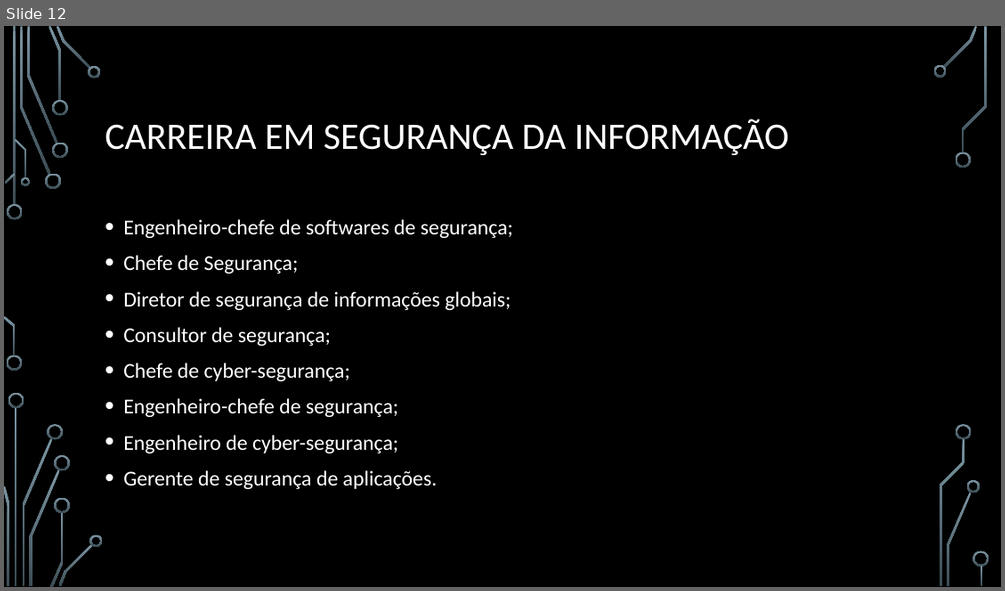
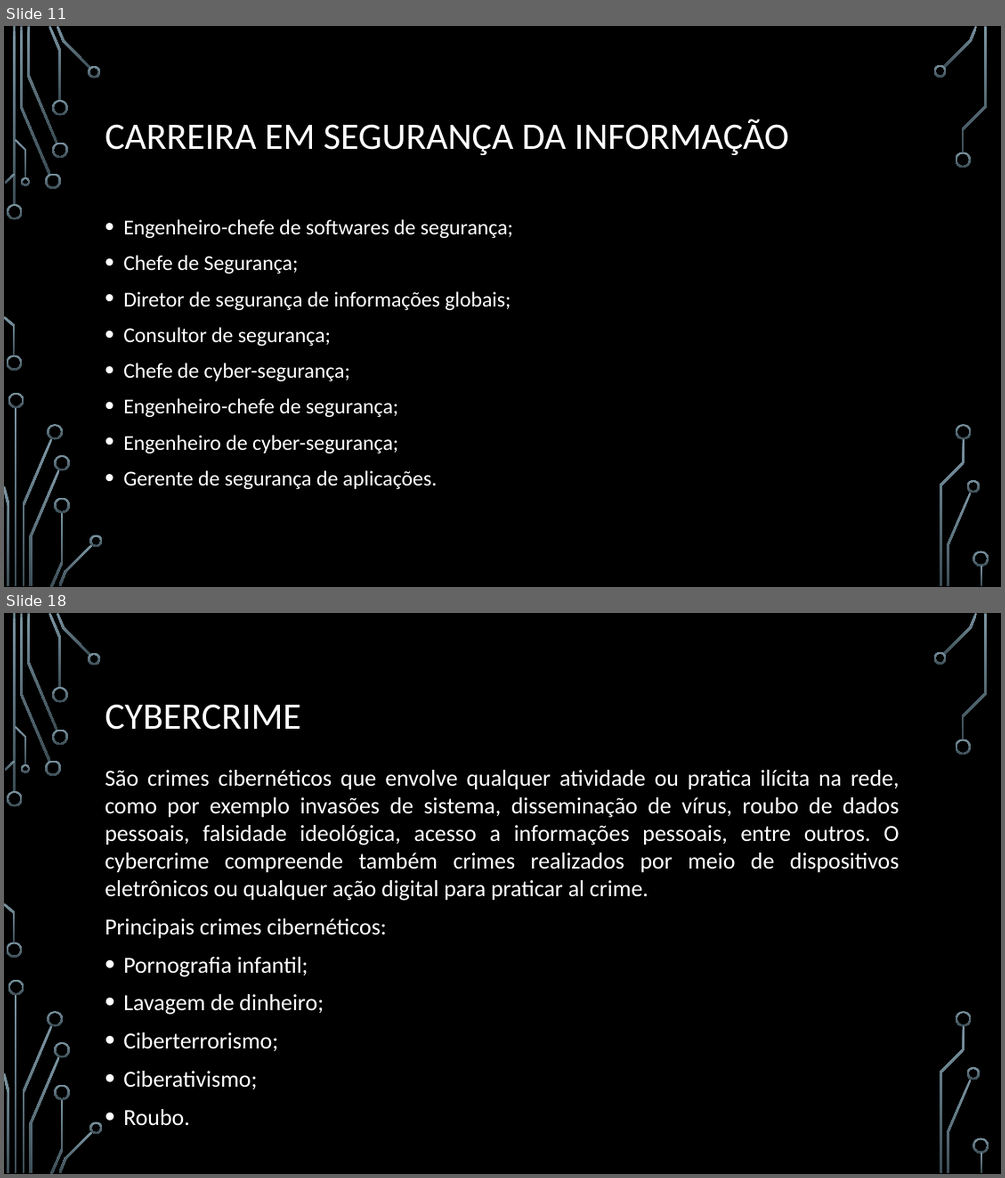
Before and after one commit to webbester/RodrigodAnjos, a slide deck: PI - Seg de Software/information_security.pptx. Shown one above the other, each under a label of ours: slide 12 before the commit, slides 11 and 18 after it; the slides between them are not shown. The pictures are 1005x591 and 1005x1178 pixels, drawn with LibreOffice and Linux fonts; fonts in the diff are those of the drawing; background and template pictures are left out. Boxes give left, top, right and bottom in pixels: in the first picture for what was removed or moved away, otherwise in the second. Text is boxed around its words. In the diff, an @@ line names an element or a change of style, - is before the commit and + after.

```diff
--- a/PI - Seg de Software/information_security.pptx
+++ b/PI - Seg de Software/information_security.pptx
@@ slide 18 added at bbox=[4, 613, 1001, 1174], background picture (left out); not listed: 36 template elements that a slide beside it also shows @@
@@ title added at bbox=[105, 704, 301, 730], 36 pt, text #FFFFFF @@
+CYBERCRIME
@@ text added at bbox=[105, 770, 899, 1125], 22.2 pt, text #FFFFFF @@
+São crimes cibernéticos que envolve qualquer atividade ou pratica ilícita na rede, como por exemplo invasões de sistema, disseminação de vírus, roubo de dados pessoais, falsidade ideológica, acesso a informações pessoais, entre outros. O cybercrime compreende também crimes realizados por meio de dispositivos eletrônicos ou qualquer ação digital para praticar al crime.
+Principais crimes cibernéticos:
+• Pornografia infantil;
+• Lavagem de dinheiro;
+• Ciberterrorismo;
+• Ciberativismo;
+• Roubo.
@@ what was slide 12 is now slide 11 @@
```
Also in this commit, not shown: 3 slides changed, 10 other slides added, 1 slide removed, 4 other files.
